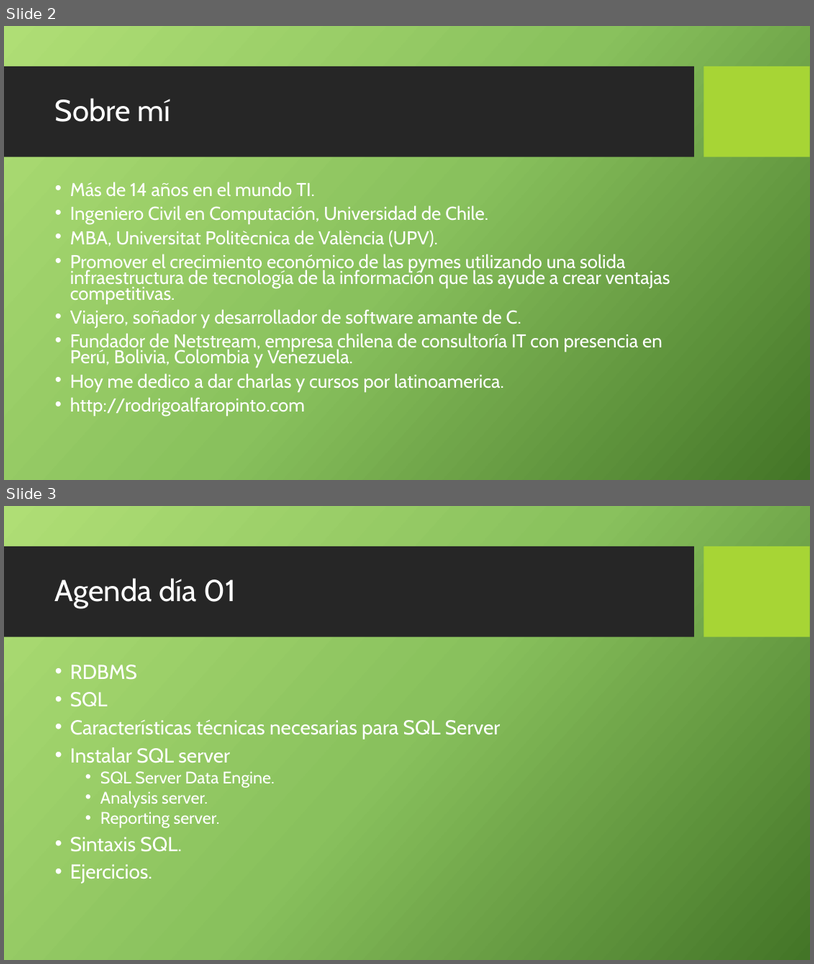
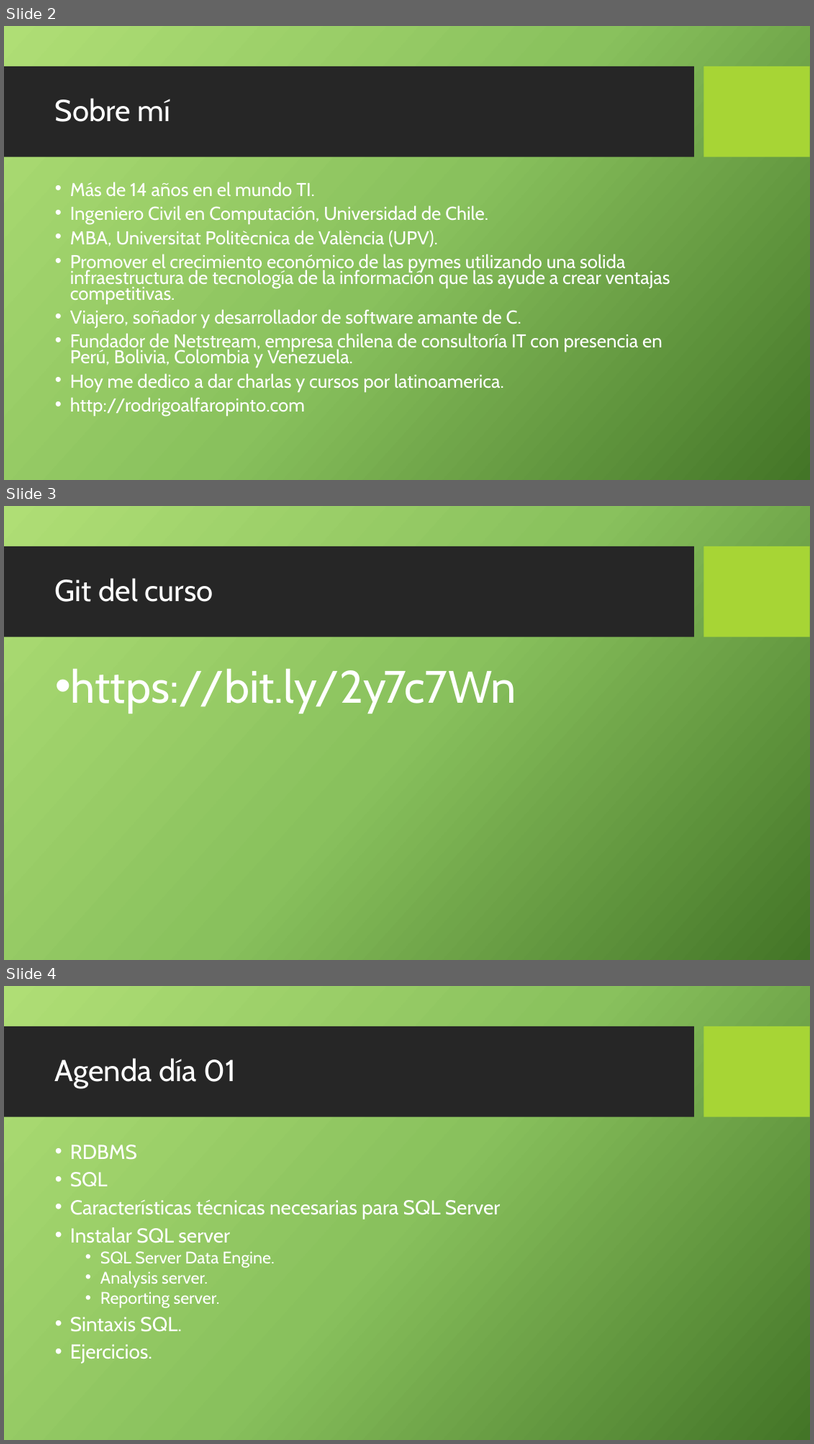
Before and after one commit to quesadaao/curso-sql-server-principiantes, a slide deck: presentaciones/01.pptx. Shown one above the other, each under a label of ours: slides 2 and 3 before the commit, slides 2, 3 and 4 after it. The pictures are 814x964 and 814x1444 pixels, drawn with LibreOffice and Linux fonts; fonts in the diff are those of the drawing; background and template pictures are left out. Boxes give left, top, right and bottom in pixels: in the first picture for what was removed or moved away, otherwise in the second. Text is boxed around its words. In the diff, an @@ line names an element or a change of style, - is before the commit and + after.

```diff
--- a/presentaciones/01.pptx
+++ b/presentaciones/01.pptx
@@ slide 3 added at (4,506,810,960), background picture (left out); not listed: 2 template elements that a slide beside it also shows @@
@@ title added at (55,578,213,602), 36 pt, text #FFFFFF @@
+Git del curso
@@ text added at (71,668,517,713), 54 pt, text #FFFFFF @@
+• https://bit.ly/2y7c7Wn
@@ what was slide 3 is now slide 4 @@
```
Also in this commit, not shown: 2 slides changed, 1 other slide added, 4 slides removed, 1 other file.
